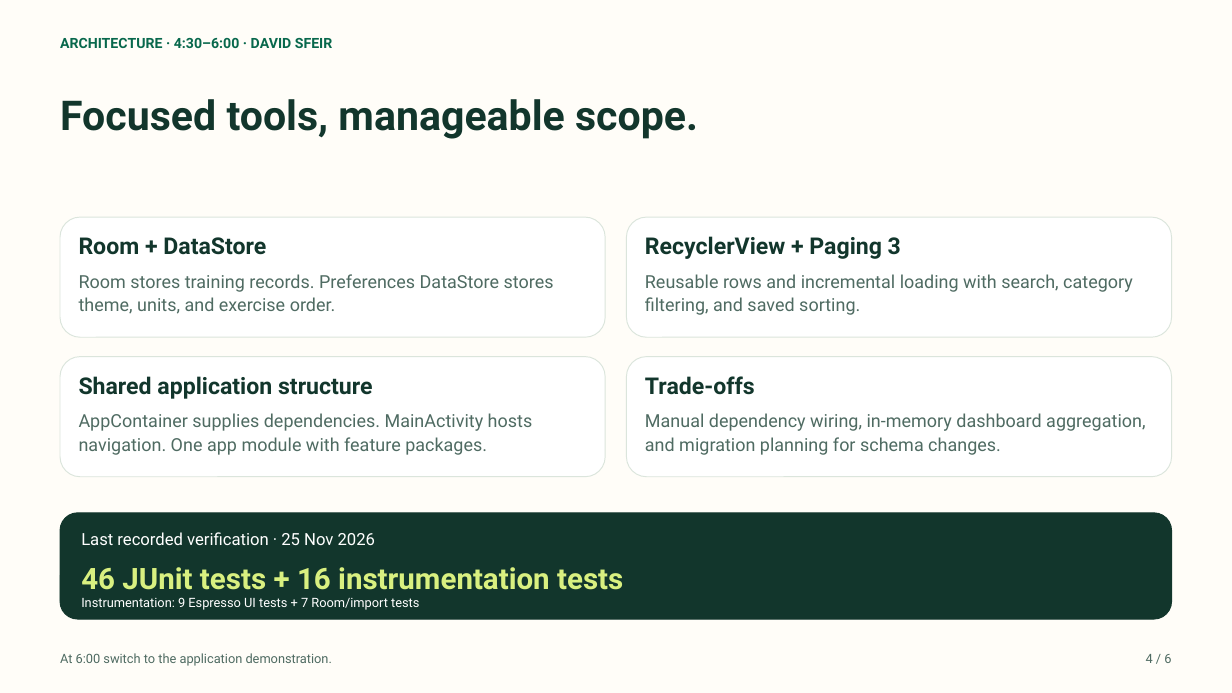
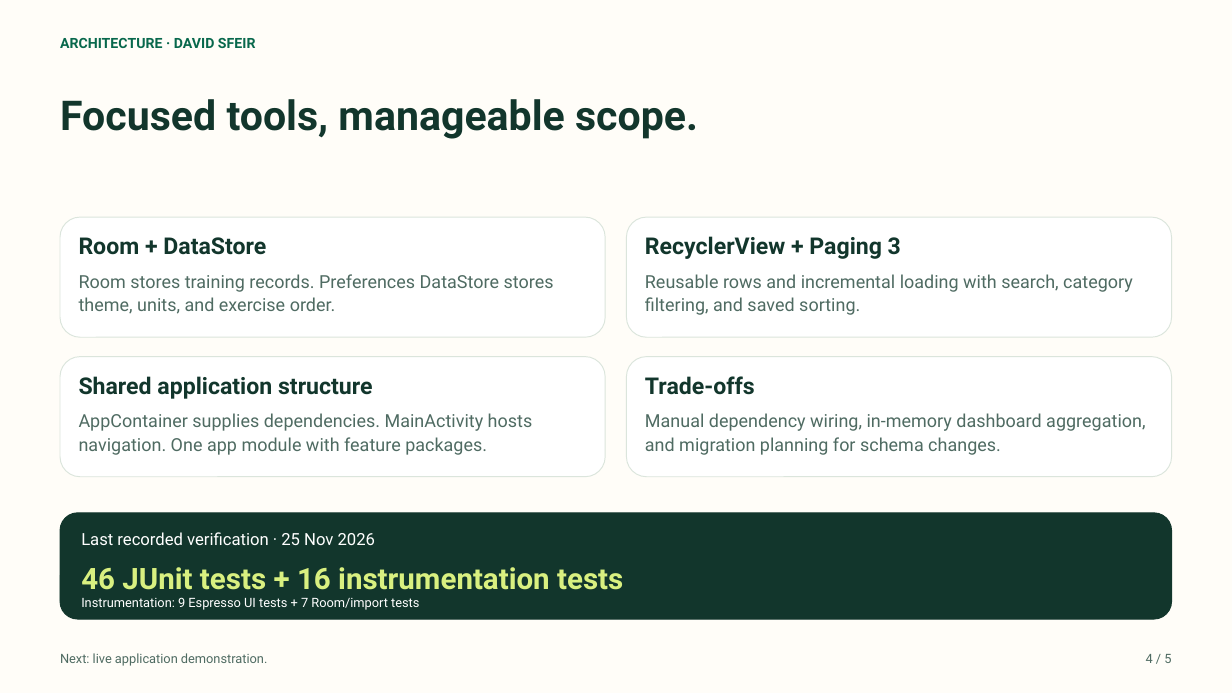
Before and after one commit to jefsaber/FitJournal, a slide deck: slide 4 of docs/FitJournal-Presentation.pptx. Drawn at 1232x693 pixels with LibreOffice and Linux fonts; fonts in the diff are those of the drawing. Boxes give left, top, right and bottom in pixels: in the first picture for what was removed or moved away, otherwise in the second. Text is boxed around its words. In the diff, an @@ line names an element or a change of style, - is before the commit and + after.

```diff
--- a/docs/FitJournal-Presentation.pptx
+++ b/docs/FitJournal-Presentation.pptx
@@ text at <box>60,38,256,48</box>: text changed @@
-ARCHITECTURE · 4:30–6:00 · DAVID SFEIR
+ARCHITECTURE · DAVID SFEIR
@@ text at <box>60,653,267,666</box>: text changed @@
-At 6:00 switch to the application demonstration.
+Next: live application demonstration.
@@ text at <box>1146,654,1171,663</box>: text changed @@
-4 / 6
+4 / 5
```
Also in this commit, not shown: 4 other slides changed, 1 slide removed, 1 other file.
